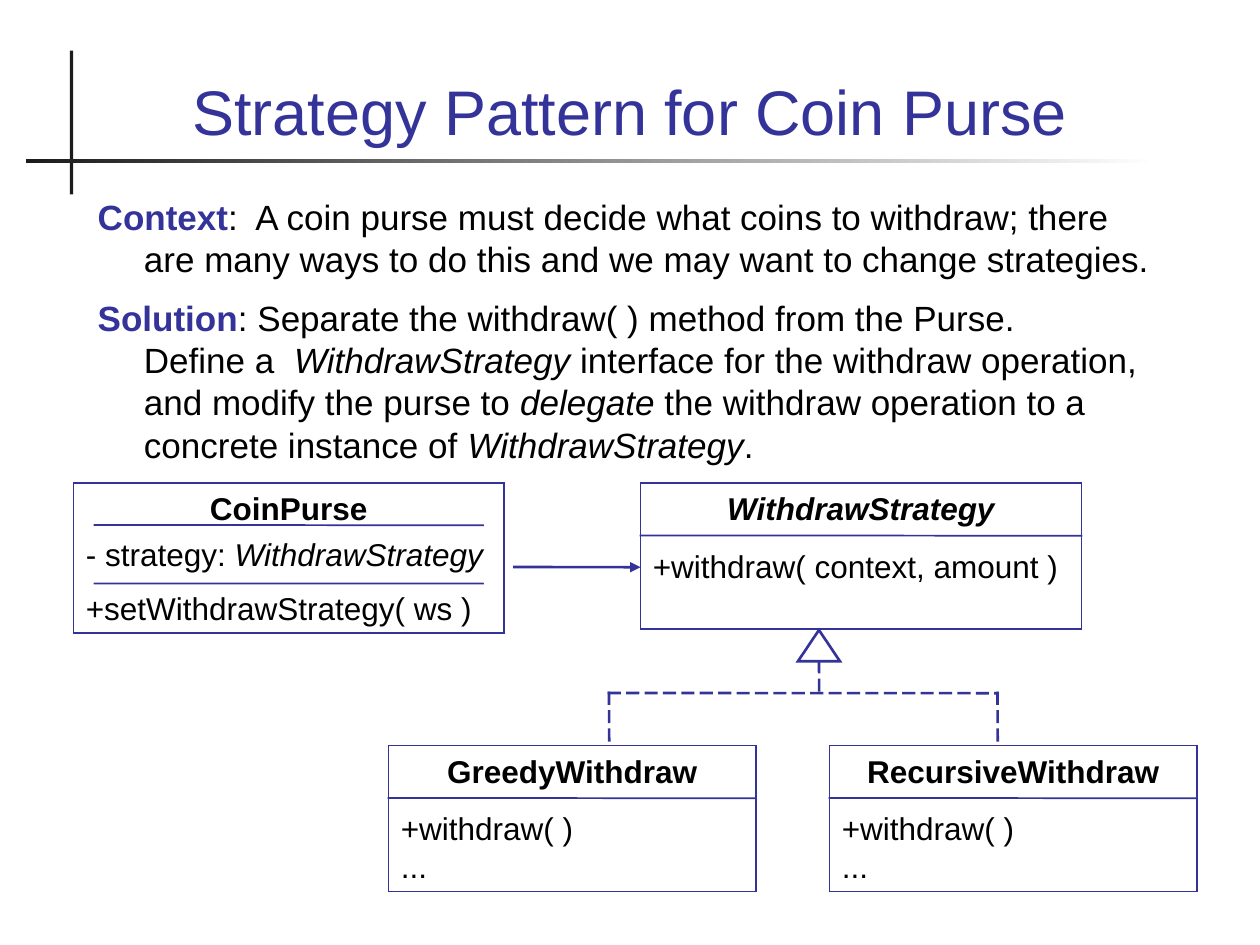
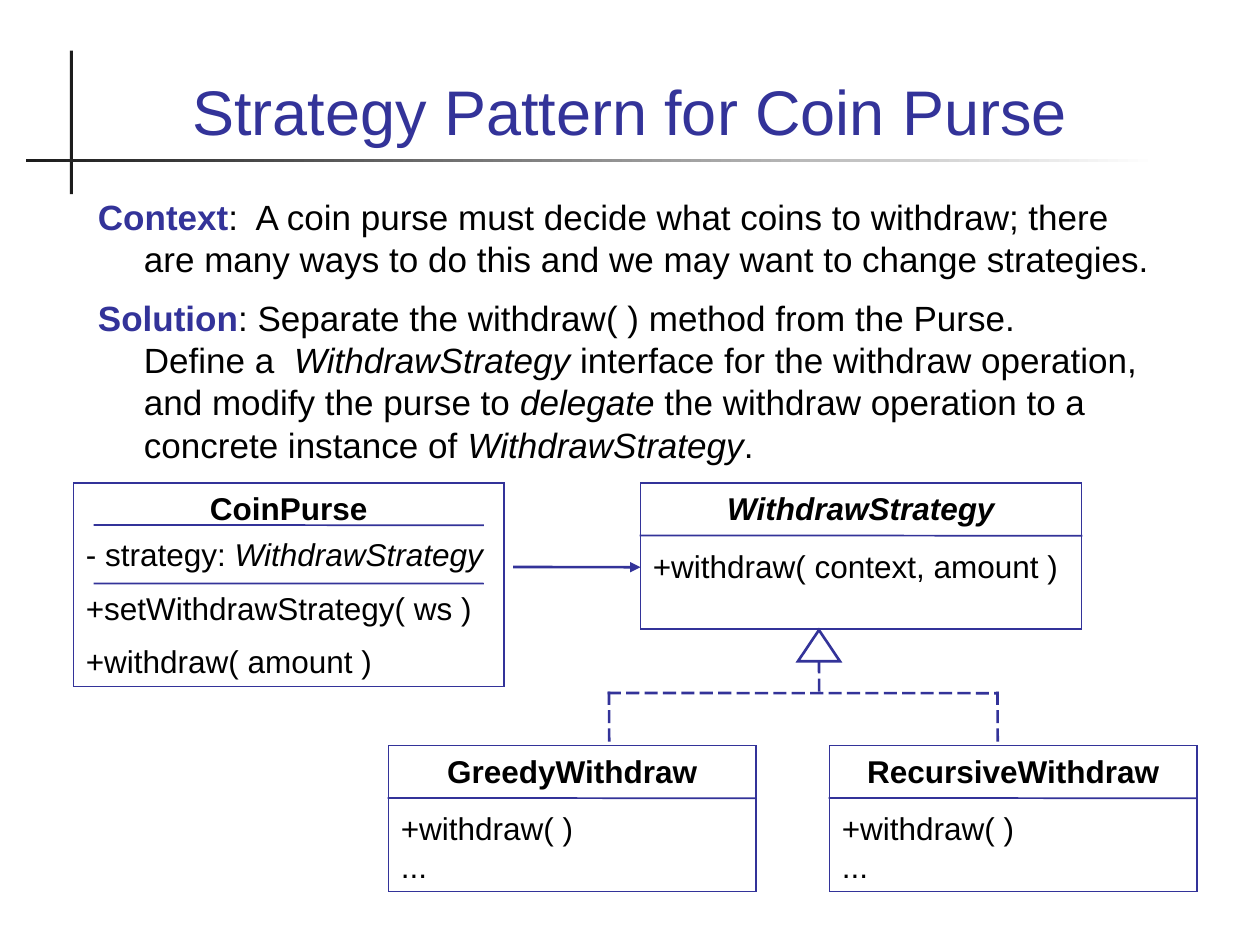
Before and after one commit to skeoop/skeoop.github.io, a slide deck: slide 38 of week5/Design-Patterns.ppt. Drawn at 1260x945 pixels with LibreOffice and Linux fonts; fonts in the diff are those of the drawing. Boxes give left, top, right and bottom in pixels: in the first picture for what was removed or moved away, otherwise in the second. Text is boxed around its words. In the diff, an @@ line names an element or a change of style, - is before the commit and + after.

```diff
--- a/week5/Design-Patterns.ppt
+++ b/week5/Design-Patterns.ppt
@@ rectangle "CoinPurse": place and size @@
-rectangle "CoinPurse" at [73,483,504,633]
+rectangle "CoinPurse" at [73,483,504,687]
@@ text in rectangle at [86,650,353,679]: paragraph added @@
++withdraw( amount )
```
Also in this commit, not shown: 38 other slides changed, 4 other files.
